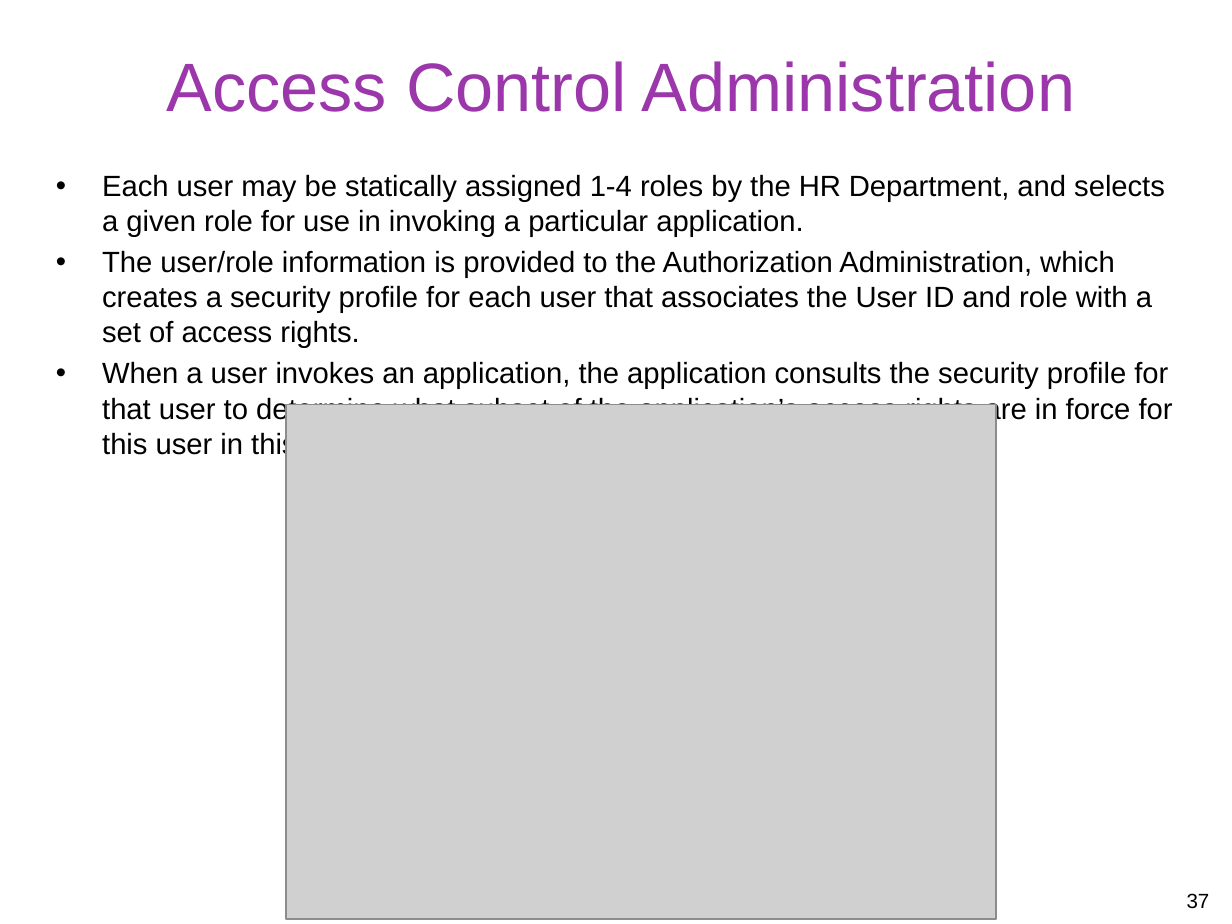
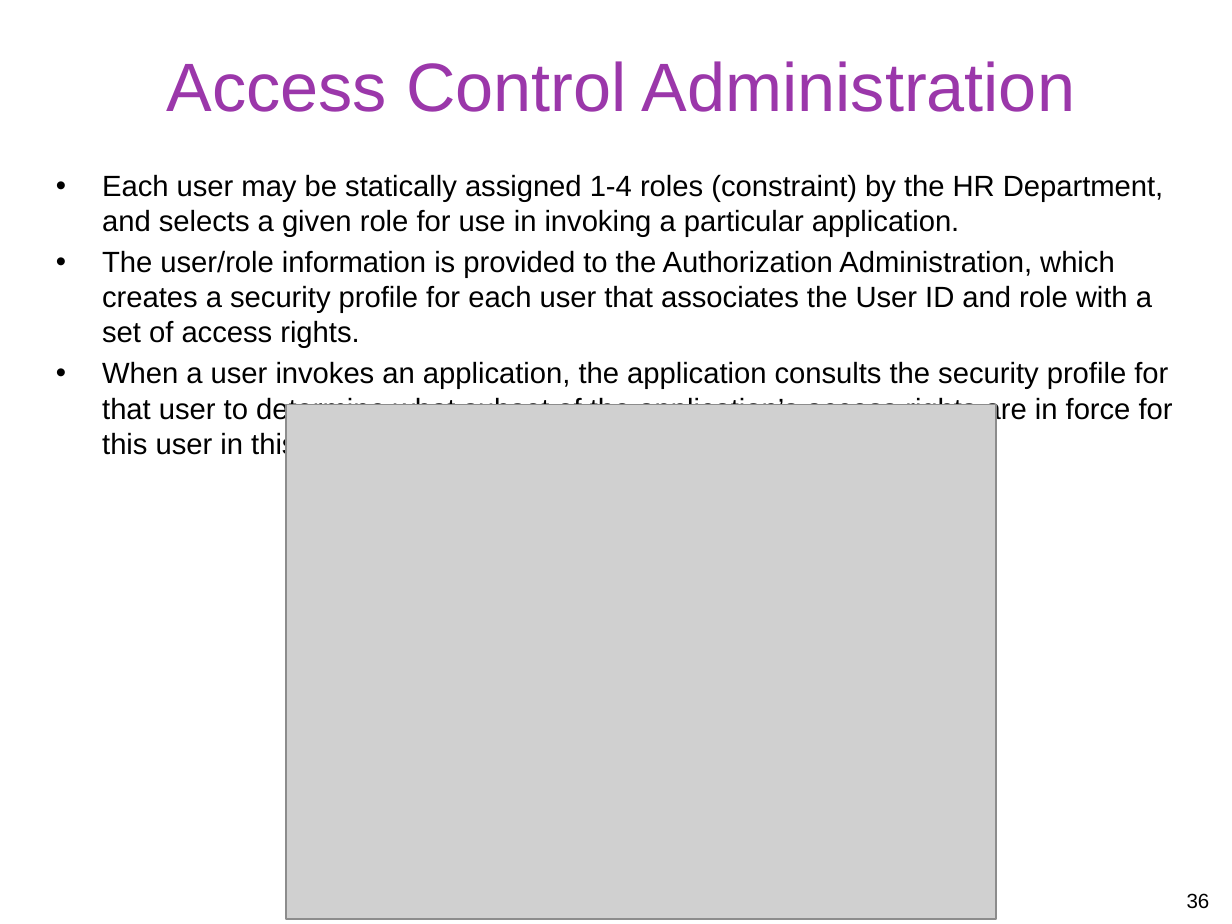
Before and after one commit to gulaoshi/gu.github.io, a slide deck: slide 36 of InfoSec/PPTs/L4-CH04-Access Control.pptx (slide 37 before the commit). Drawn at 1232x924 pixels with LibreOffice and Linux fonts; fonts in the diff are those of the drawing; grey boxes stand for pictures. Boxes give left, top, right and bottom in pixels: in the first picture for what was removed or moved away, otherwise in the second. Text is boxed around its words. In the diff, an @@ line names an element or a change of style, - is before the commit and + after.

```diff
--- a/InfoSec/PPTs/L4-CH04-Access Control.pptx
+++ b/InfoSec/PPTs/L4-CH04-Access Control.pptx
@@ text at (x1=102, y1=174, x2=1163, y2=237): text changed @@
-• Each user may be statically assigned 1-4 roles by the HR Department, and selects a given role for use in invoking a particular application.
+• Each user may be statically assigned 1-4 roles (constraint) by the HR Department, and selects a given role for use in invoking a particular application.
@@ page number at (x1=1187, y1=893, x2=1210, y2=909): text changed @@
-37
+36
```
Also in this commit, not shown: 13 other slides changed, 1 slide removed, 2 other files.
